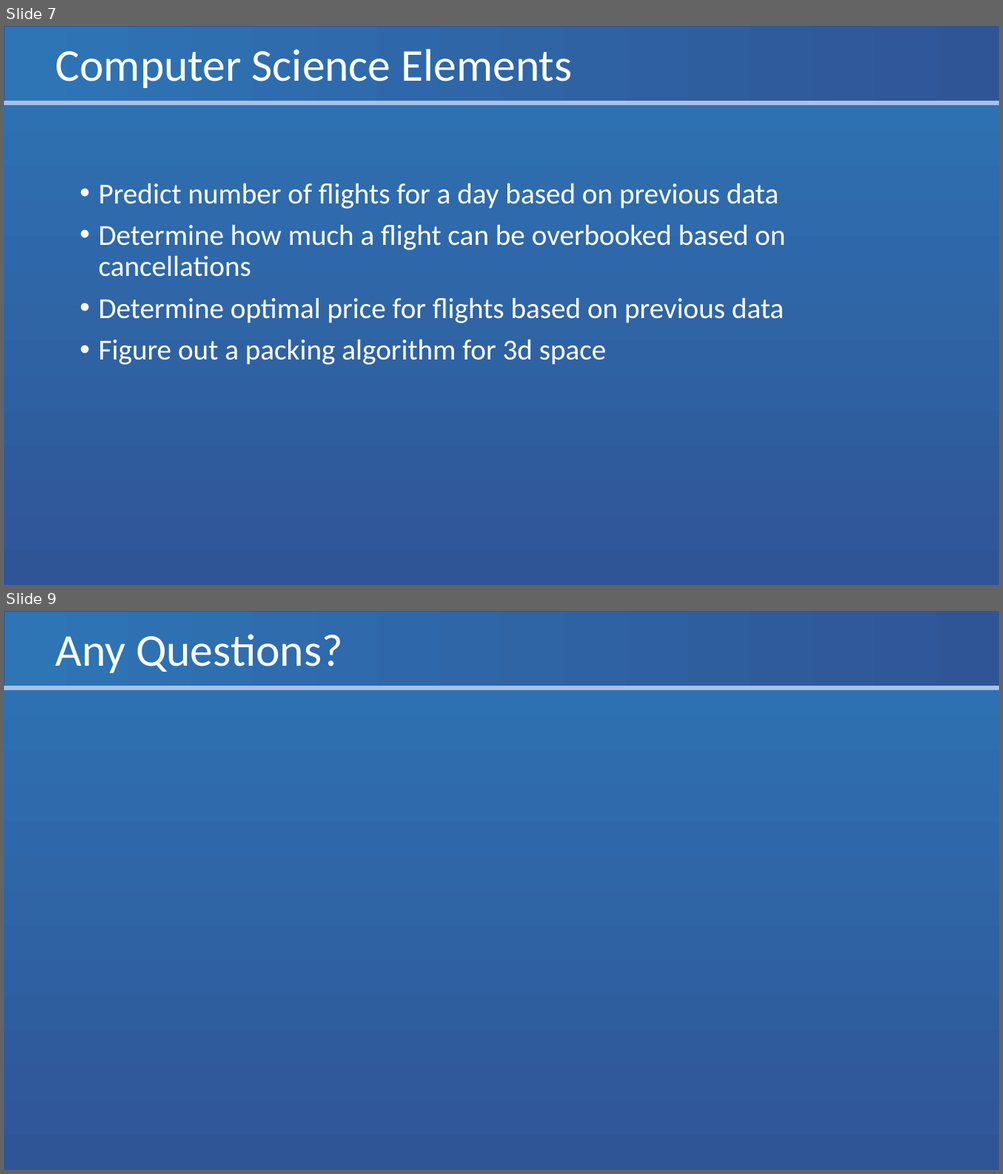
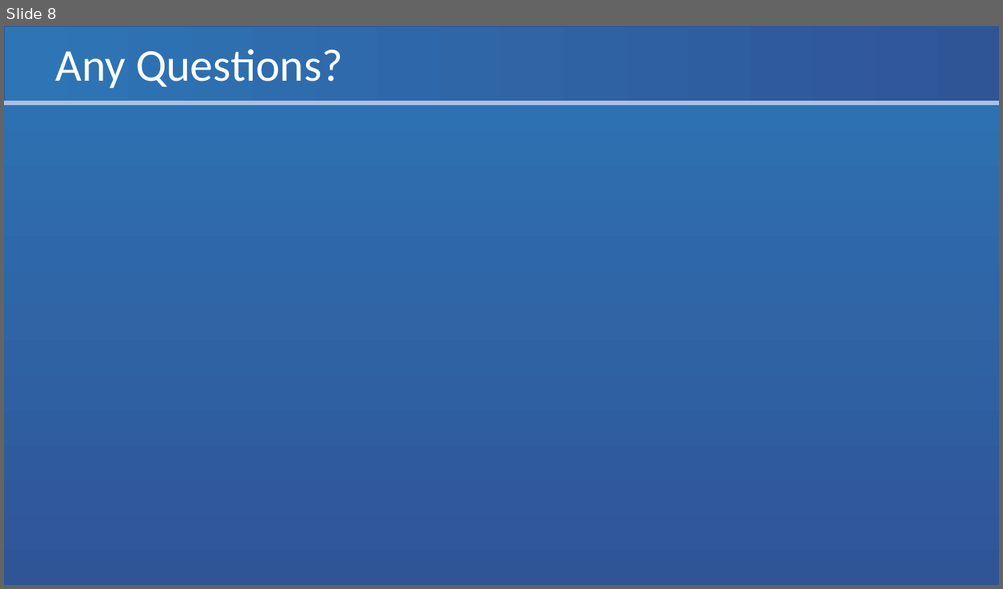
Before and after one commit to Eyo123/ISAD251REF, a slide deck: Documents/Presentations/PRCO204 Group Presentation 2.pptx. Shown one above the other, each under a label of ours: slides 7 and 9 before the commit, slide 8 after it; the slides between them are not shown. The pictures are 1003x1174 and 1003x589 pixels, drawn with LibreOffice and Linux fonts; fonts in the diff are those of the drawing. Boxes give left, top, right and bottom in pixels: in the first picture for what was removed or moved away, otherwise in the second. Text is boxed around its words. In the diff, an @@ line names an element or a change of style, - is before the commit and + after.

```diff
--- a/Documents/Presentations/PRCO204 Group Presentation 2.pptx
+++ b/Documents/Presentations/PRCO204 Group Presentation 2.pptx
@@ slide 7 removed at bbox=[4, 26, 999, 585], background gradient #2E75B6 to #2F5597; not listed: 2 template elements that a slide beside it also shows @@
@@ title removed at bbox=[56, 49, 572, 88] @@
-Computer Science Elements
@@ text removed at bbox=[99, 183, 785, 365] @@
-• Predict number of flights for a day based on previous data
-• Determine how much a flight can be overbooked based on cancellations
-• Determine optimal price for flights based on previous data
-• Figure out a packing algorithm for 3d space
@@ what was slide 9 is now slide 8 @@
```
Also in this commit, not shown: 2 slides changed, 3 slides added, 3 other slides removed.
